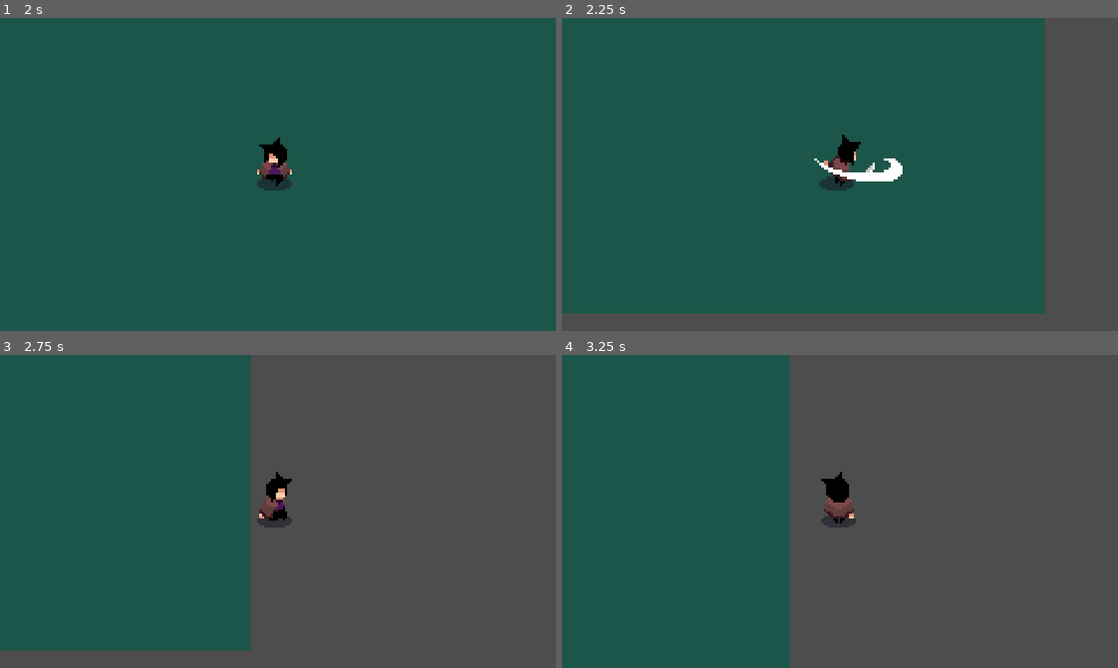
Above: before the commit, frames 1-4 (two rows, left to right).
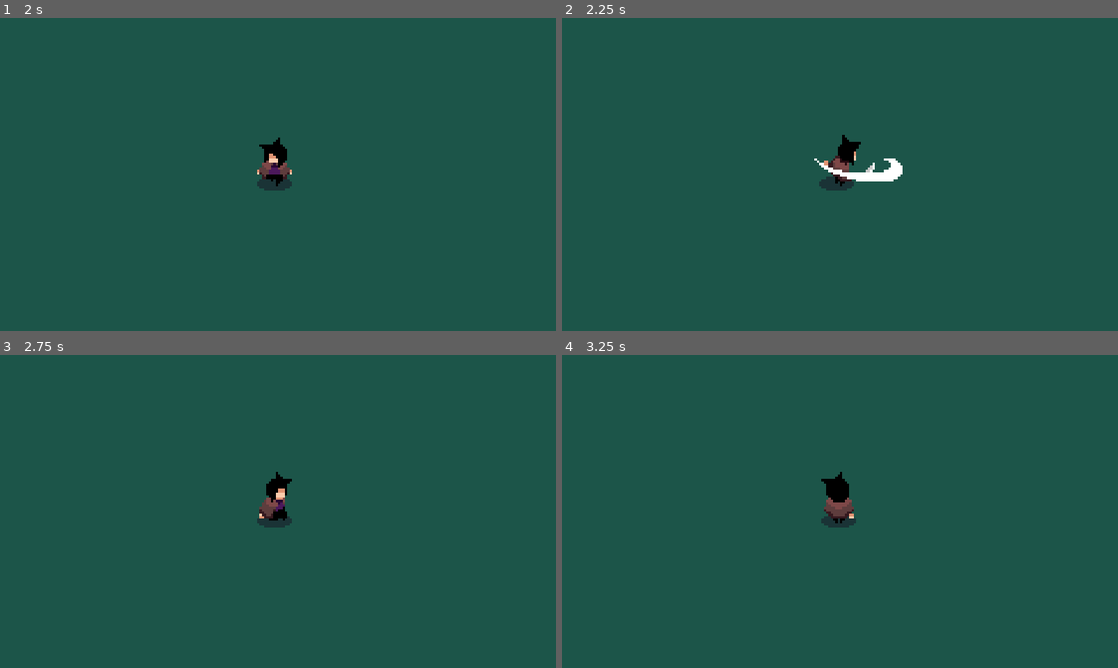
Above: after the commit, the same moments.

Repository: Jaycee293/First-Isometric
Game: Godot game, scene res://scenes/game.tscn
Two runs of this game, one before a commit and one after it. Both use one fixed random seed, a clock stepped at 60 frames per second and the inputs below.
Inputs:
- Up to frame 1 (2 s): hold D (move_right) 0.53-1.28 s; tap Space (attack) at 0.6, 1.35 s; hold S (move_down) from 1.28 s (still down)
- Up to frame 2 (2.25 s): release S (move_down) at 2.03 s; hold D (move_right) from 2.03 s (still down); tap Space (attack) at 2.1 s
- Up to frame 3 (2.75 s): keep holding D (move_right)
- Up to frame 4 (3.25 s): release D (move_right) at 2.78 s; hold W (move_up) from 2.78 s (still down); tap Space (attack) at 2.85 s

Frame 1 is identical in both runs. In frame 2, 18% of the frame differs, in the area x 0-100%, y 0-100%; in frame 3, 57%; in frame 4, 58%, in the area x 41-100%, y 0-100%.

Commit message:
made background full

Diff:
--- a/scenes/game.tscn
+++ b/scenes/game.tscn
@@ -9,12 +9,18 @@
 [node name="Game" type="Node2D"]
 y_sort_enabled = true
 
-[node name="ColorRect" type="ColorRect" parent="."]
+[node name="CanvasLayer" type="CanvasLayer" parent="."]
+layer = -10
+
+[node name="ColorRect" type="ColorRect" parent="CanvasLayer"]
 z_index = -1
-offset_left = -270.0
-offset_top = -181.0
-offset_right = 24.0
-offset_bottom = -12.0
+anchors_preset = 15
+anchor_right = 1.0
+anchor_bottom = 1.0
+offset_right = -891.0134
+offset_bottom = -600.0
+grow_horizontal = 2
+grow_vertical = 2
 scale = Vector2(1.8717445, 2.2895832)
 color = Color(0.10980392, 0.33333334, 0.28627452, 1)
 
--- a/scenes/player.tscn
+++ b/scenes/player.tscn
@@ -575,7 +575,7 @@
 
 [sub_resource type="CapsuleShape2D" id="CapsuleShape2D_t4otl"]
 radius = 4.0
-height = 16.0
+height = 12.0
 
 [sub_resource type="Animation" id="Animation_d2wvv"]
 length = 0.001
@@ -1096,10 +1096,10 @@
 
 [node name="AnimatedSprite2D" type="AnimatedSprite2D" parent="."]
 sprite_frames = SubResource("SpriteFrames_hax0n")
-animation = &"side_walk"
+animation = &"front_idle"
 
 [node name="CollisionShape2D" type="CollisionShape2D" parent="."]
-position = Vector2(0, 2)
+position = Vector2(0, 5)
 shape = SubResource("CapsuleShape2D_t4otl")
 
 [node name="Attack" type="Sprite2D" parent="."]
